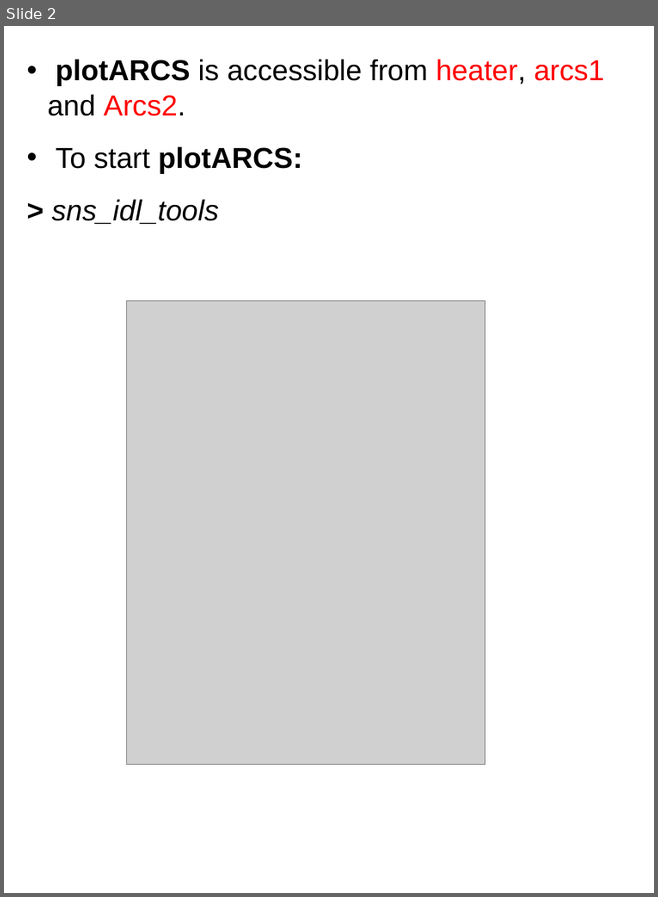
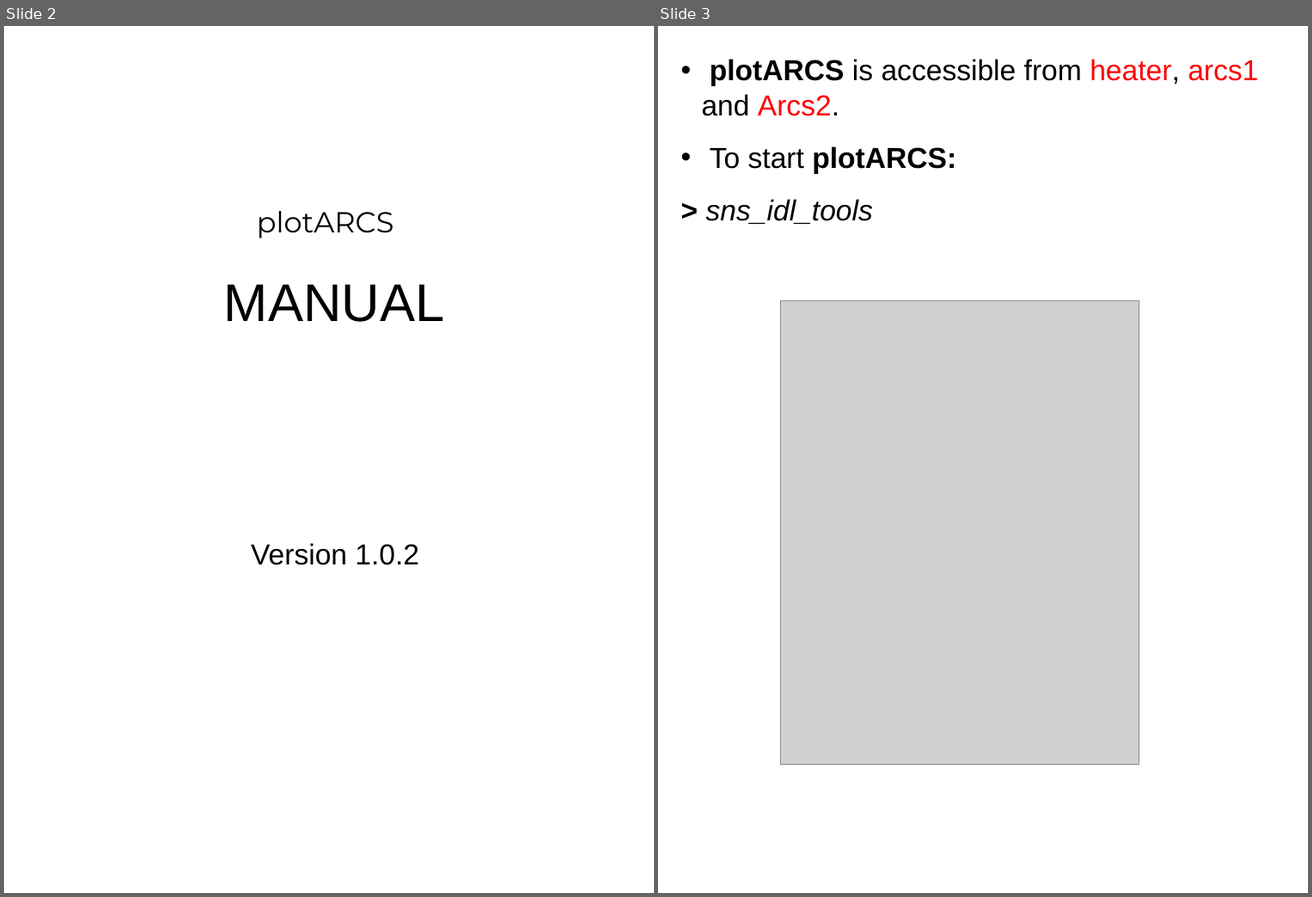
Before and after one commit to ornl-ndav/IdlGui, a slide deck: 1.0/doc/plotARCS_manual.ppt. Shown side by side, each under a label of ours: slide 2 before the commit, slides 2 and 3 after it. The pictures are 658x897 and 1312x897 pixels, drawn with LibreOffice and Linux fonts; fonts in the diff are those of the drawing; grey boxes stand for pictures. Boxes give left, top, right and bottom in pixels: in the first picture for what was removed or moved away, otherwise in the second. Text is boxed around its words. In the diff, an @@ line names an element or a change of style, - is before the commit and + after.

Commit message:
Updated the manual to add new features of version 1.0.2. This resolves #234

```diff
--- a/1.0/doc/plotARCS_manual.ppt
+++ b/1.0/doc/plotARCS_manual.ppt
@@ slide 2 added at bbox=[4, 26, 654, 893], background #FFFFFF @@
@@ text added at bbox=[257, 211, 394, 238], 24 pt, text #000000 @@
+plotARCS
@@ title added at bbox=[224, 284, 445, 322], 44 pt, text #000000 @@
+MANUAL
@@ text added at bbox=[251, 543, 419, 565], 24 pt, text #000000 @@
+Version 1.0.2
@@ what was slide 2 is now slide 3 @@
```
Also in this commit, not shown: 4 slides changed, 6 other slides added, 1 slide removed.
